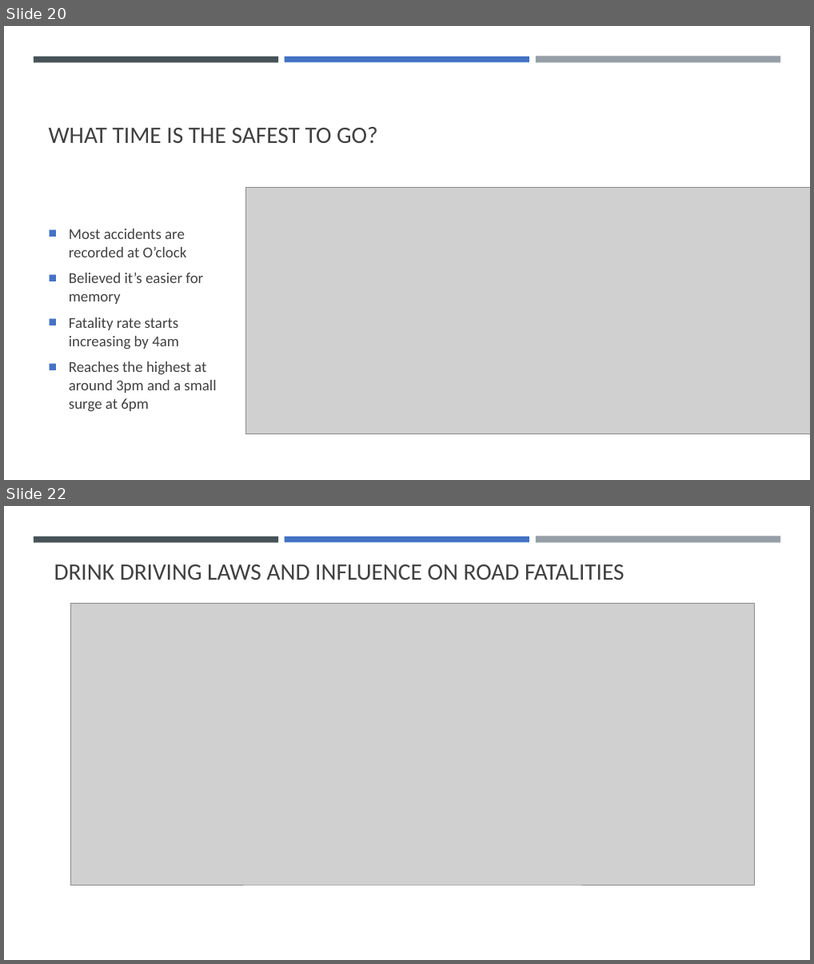
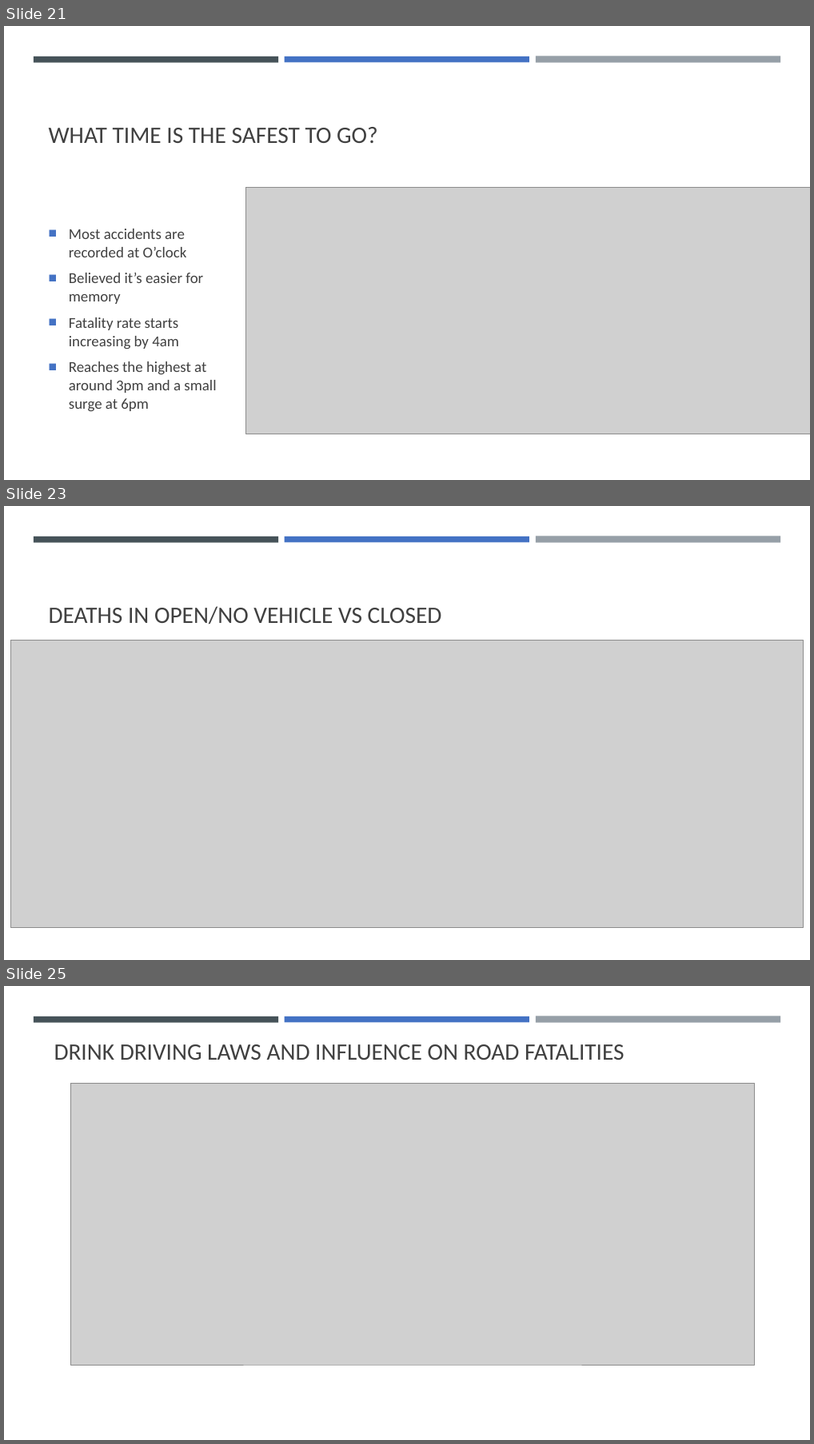
Before and after one commit to cyrusauyeungc/Project_01, a slide deck: output_data/Presentation.pptx. Shown one above the other, each under a label of ours: slides 20 and 22 before the commit, slides 21, 23 and 25 after it; the slides between them are not shown. The pictures are 814x964 and 814x1444 pixels, drawn with LibreOffice and Linux fonts; fonts in the diff are those of the drawing; grey boxes stand for pictures. Boxes give left, top, right and bottom in pixels: in the first picture for what was removed or moved away, otherwise in the second. Text is boxed around its words. In the diff, an @@ line names an element or a change of style, - is before the commit and + after.

```diff
--- a/output_data/Presentation.pptx
+++ b/output_data/Presentation.pptx
@@ slide 23 added at (4,506,810,960), background #FFFFFF; not listed: 3 template elements that a slide beside it also shows @@
@@ title added at (49,606,442,624), 28 pt, text #404040 @@
+DEATHS IN OPEN/NO VEHICLE VS CLOSED
@@ picture added at (10,640,804,927) @@
@@ what was slide 20 is now slide 21 @@
@@ what was slide 22 is now slide 25 @@
```
Also in this commit, not shown: 3 other slides added, 1 slide removed, 11 other files.
